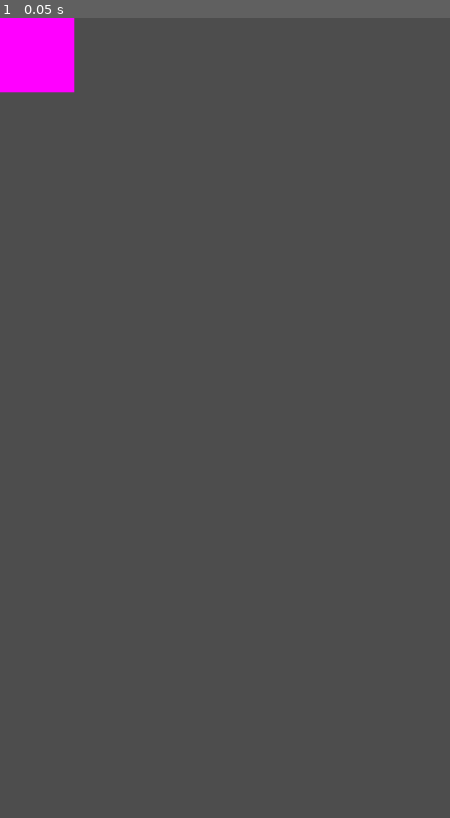
Above: before the commit, frame 1.
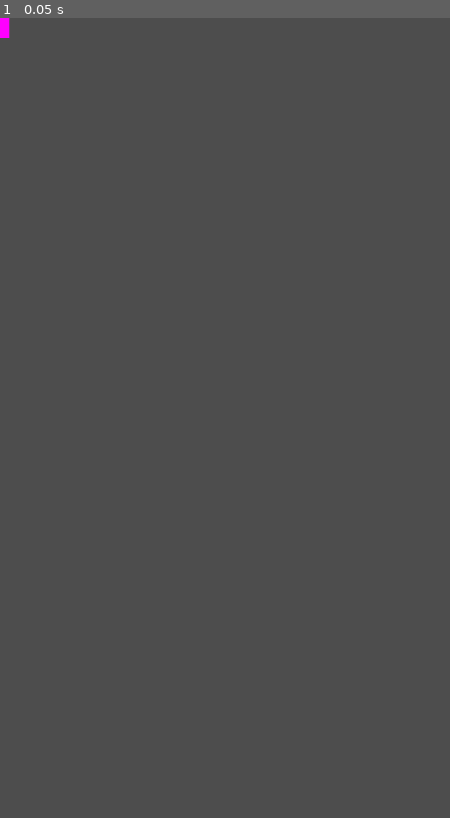
Above: after the commit, the same moment.

Repository: Undertovv/HS-GameJam_chicxulub
Game: Godot game, scene res://scenes/interactions/death.tscn
Two runs of this game, one before a commit and one after it. Both use one fixed random seed, a clock stepped at 60 frames per second and the inputs below. This scene is started directly instead of the project's main scene.
Inputs:
- Up to frame 1 (0.05 s): no input

The runs differ from the first frame. In frame 1, 1.5% of the frame differs, in the area x 0-17%, y 0-10%.

Commit message:
Create tilesets???

Diff:
--- a/scenes/interactions/death.tscn
+++ b/scenes/interactions/death.tscn
@@ -3,10 +3,10 @@
 [ext_resource type="Script" path="res://scripts/interactables/death_interactable.gd" id="1_j171x"]
 
 [sub_resource type="PlaceholderTexture2D" id="PlaceholderTexture2D_4dgmq"]
-size = Vector2(238, 238)
+size = Vector2(30, 64)
 
 [sub_resource type="RectangleShape2D" id="RectangleShape2D_528oh"]
-size = Vector2(238, 238)
+size = Vector2(30, 64)
 
 [node name="Death" type="Area2D"]
 monitoring = false
--- a/scenes/segment.tscn
+++ b/scenes/segment.tscn
@@ -1,10 +1,14 @@
-[gd_scene load_steps=3 format=3 uid="uid://w2hh7583bu47"]
+[gd_scene load_steps=4 format=3 uid="uid://w2hh7583bu47"]
 
 [ext_resource type="Script" path="res://scripts/segment/segment.gd" id="1_krjw4"]
-[ext_resource type="TileSet" uid="uid://cavy4rxmxpe06" path="res://interactions.tres" id="2_6voqr"]
+[ext_resource type="TileSet" uid="uid://cavy4rxmxpe06" path="res://tilesets/interactions.tres" id="2_6voqr"]
+[ext_resource type="TileSet" uid="uid://djlmyrxd7ysbq" path="res://tilesets/building.tres" id="3_1b6gb"]
 
 [node name="Segment" type="Node2D"]
 script = ExtResource("1_krjw4")
 
 [node name="Interactions" type="TileMapLayer" parent="."]
 tile_set = ExtResource("2_6voqr")
+
+[node name="Building" type="TileMapLayer" parent="."]
+tile_set = ExtResource("3_1b6gb")
--- /dev/null
+++ b/tilesets/building.tres
@@ -0,0 +1,12 @@
+[gd_resource type="TileSet" load_steps=3 format=3 uid="uid://djlmyrxd7ysbq"]
+
+[ext_resource type="Texture2D" uid="uid://s56bwt0qg0nw" path="res://sprites/BuildingTileset.png" id="1_mvuvg"]
+
+[sub_resource type="TileSetAtlasSource" id="TileSetAtlasSource_a3mhy"]
+texture = ExtResource("1_mvuvg")
+texture_region_size = Vector2i(30, 64)
+0:0/0 = 0
+1:0/0 = 0
+
+[resource]
+sources/1 = SubResource("TileSetAtlasSource_a3mhy")
Renamed: interactions.tres -> tilesets/interactions.tres
